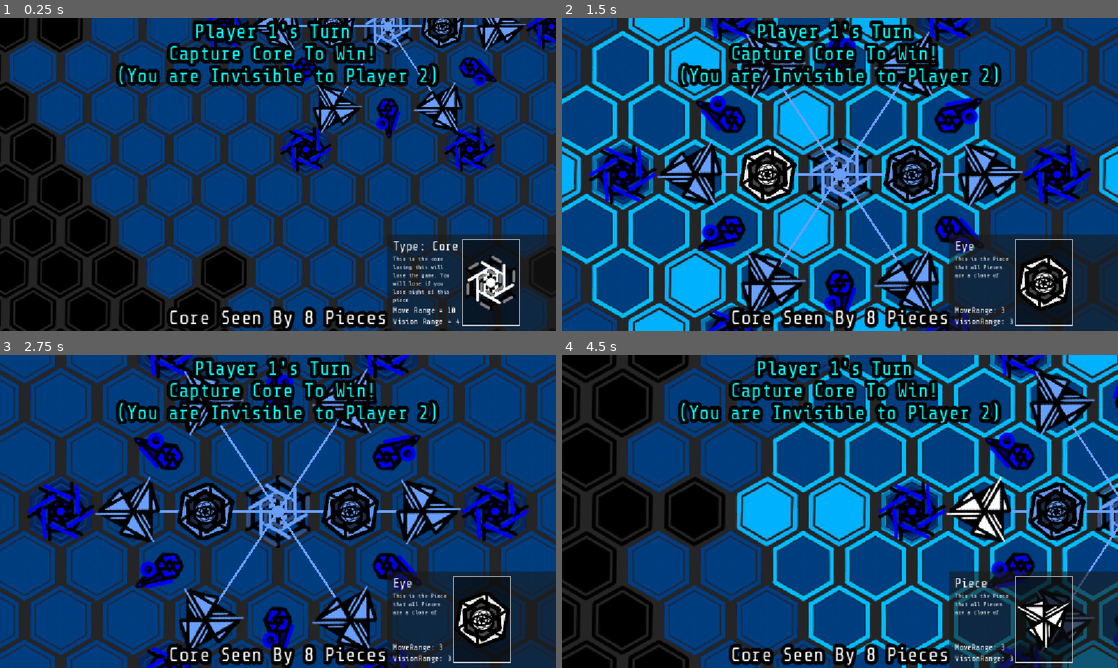
Above: before the commit, frames 1-4 (two rows, left to right).
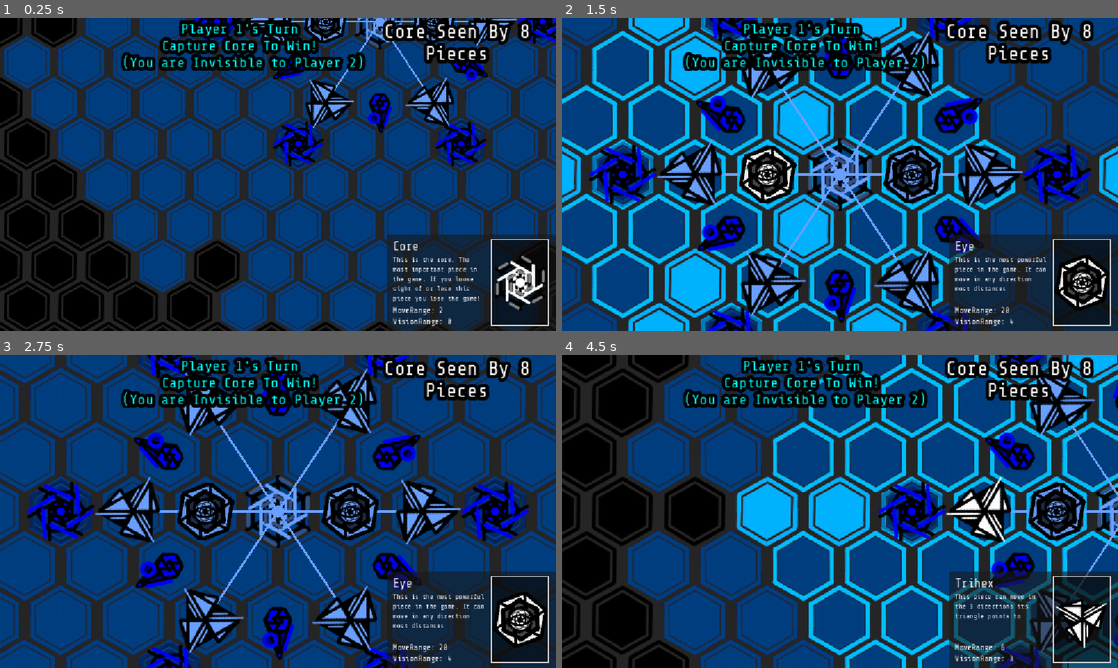
Above: after the commit, the same moments.

Repository: petesamerson/V-s-on
Game: Godot game, scene res://base_scene.tscn
Same seed, same stepped clock (60 frames per second), same inputs: the game is played once before the commit and once after it.
Inputs (mouse positions are in pixels of both pictures, inside the frame that each line leads up to):
- Up to frame 1 (0.25 s): no input
- Up to frame 2 (1.5 s): drag from (923, 64) to (1101, 64) at 0.52 s; tap Enter at 1.25 s; drag from (767, 174) to (912, 174) at 1.27 s
- Up to frame 3 (2.75 s): tap Space at 2 s; click (350, 511) at 2.17 s
- Up to frame 4 (4.5 s): tap Enter at 2.75, 4.25 s; drag from (1056, 511) to (767, 511) at 2.77 s; tap Space at 3.5 s; drag from (623, 511) to (912, 511) at 3.52 s; drag from (984, 511) to (756, 433) at 4.27 s

The runs differ from the first frame. In frame 1, 47% of the frame differs, in the area x 0-100%, y 0-100%; in frame 2, 14%; in frame 3, 14%; in frame 4, 14%.

Commit message:
Ui changes

Diff:
--- a/CorePiece.gd
+++ b/CorePiece.gd
@@ -14,6 +14,7 @@
 
 	sprite.texture = preload("res://sprites/core_piece.png")
 	vision_range = 0
+	move_range = 2
 	z_index = 0
 	powered = true
 
@@ -22,7 +23,6 @@
 	pass
 
 var power_count = 8
-var move_range = 2
 
 func on_clicked() -> void:
 	if board == null or position == null:
@@ -58,6 +58,7 @@
 
 	selected = true
 	update_piece_color()
+	board.update_selection_panel(self) #different for core
 	board.update_core_power()
 	board.deselect_all_pieces([self])
 	update_capture_on_board()
@@ -72,3 +73,10 @@
 				see_count += 1
 
 	return see_count
+
+
+func getTypeString() -> String:
+	return "Core";
+
+func getTypedDescription() -> String:
+	return "This is the core. The most important piece in the game. If you loose sight of or lose this piece you lose the game!"
--- a/EyePiece.gd
+++ b/EyePiece.gd
@@ -12,7 +12,8 @@
 	super.setup(inital_pos, b)
 
 	sprite.texture = preload("res://sprites/eye_piece.png")
-	vision_range = 3
+	vision_range = 4
+	move_range = 20
 
 
 func on_clicked() -> void:
@@ -35,7 +36,7 @@
 	cur_moves.clear()
 	old_selected_tile_ids.clear()
 	for direction in range(6):
-		var raw_moves = board.get_line_from_center(cell, direction, 10)
+		var raw_moves = board.get_line_from_center(cell, direction, move_range)
 		for move in raw_moves:
 			if board.move_visible_and_unoccupied(move,cell,self):
 				cur_moves.append(move)
@@ -52,3 +53,8 @@
 
 func getTypeString() -> String:
 	return "Eye";
+
+
+
+func getTypedDescription() -> String:
+	return "This is the most powerful piece in the game. It can move in any direction most distances"
--- a/HopPiece.gd
+++ b/HopPiece.gd
@@ -14,6 +14,7 @@
 
 	sprite.texture = preload("res://sprites/Hop1.png")
 	vision_range = 2
+	move_range = 2
 
 
 func draw_vision_change():
@@ -57,7 +58,7 @@
 	else:
 		highlight_vision_range()
 		for i in range(6):
-			var raw_moves = board.get_line_from_center(cell, i, 2)
+			var raw_moves = board.get_line_from_center(cell, i, move_range)
 			var move = raw_moves[raw_moves.size() - 1]
 			if board.move_visible_and_unoccupied(move,cell,self):
 				cur_moves.append(move)
@@ -72,3 +73,9 @@
 		board.deselect_all_pieces([self])
 		update_piece_color()
 		update_capture_on_board()
+
+func getTypeString() -> String:
+	return "Skirmisher";
+
+func getTypedDescription() -> String:
+	return "This piece can move in the 6 directions but can only move 2 spaces away"
--- a/TriangleEvenPiece.gd
+++ b/TriangleEvenPiece.gd
@@ -13,6 +13,7 @@
 func setup(inital_pos: Vector2i, b: TileMapLayer) -> void:
 	super.setup(inital_pos, b)
 	sprite.texture = preload("res://sprites/triangle_piece.png")
+
 
 func on_clicked() -> void:
 	if(owned_player != board.current_player):
@@ -31,7 +32,7 @@
 	else:
 		highlight_vision_range()
 		for i in range(3):
-			var raw_moves = board.get_line_from_center(cell, 1 + i*2, 6)
+			var raw_moves = board.get_line_from_center(cell, 1 + i*2, move_range)
 			for move in raw_moves:
 				if board.move_visible_and_unoccupied(move,cell,self):
 					cur_moves.append(move)
@@ -46,3 +47,10 @@
 		update_piece_color()
 		board.deselect_all_pieces([self])
 		update_capture_on_board()
+
+
+func getTypeString() -> String:
+	return "Trihex";
+
+func getTypedDescription() -> String:
+	return "This piece can move in the 3 directions its triangle points to"
--- a/TriangleOddPiece.gd
+++ b/TriangleOddPiece.gd
@@ -34,7 +34,7 @@
 	cur_moves.clear()
 	old_selected_tile_ids.clear()
 	for direction in range(3):
-		var raw_moves = board.get_line_from_center(cell, direction * 2, 6)
+		var raw_moves = board.get_line_from_center(cell, direction * 2, move_range)
 		for move in raw_moves:
 			if board.move_visible_and_unoccupied(move,cell,self):
 				cur_moves.append(move)
@@ -48,3 +48,9 @@
 	update_piece_color()
 	board.deselect_all_pieces([self])
 	update_capture_on_board()
+
+func getTypeString() -> String:
+	return "Trihex";
+
+func getTypedDescription() -> String:
+	return "This piece can move in the 3 directions its triangle points to"
--- a/base_scene.tscn
+++ b/base_scene.tscn
@@ -294,6 +294,7 @@
 layout_mode = 2
 
 [node name="VBoxContainer" type="VBoxContainer" parent="TurnLayer/SelectionPanel/MarginContainer/VBoxContainer/HBoxContainer"]
+custom_minimum_size = Vector2(200, 0)
 layout_mode = 2
 
 [node name="PieceName" type="Label" parent="TurnLayer/SelectionPanel/MarginContainer/VBoxContainer/HBoxContainer/VBoxContainer"]
@@ -306,7 +307,7 @@
 custom_minimum_size = Vector2(100, 100)
 layout_mode = 2
 theme_override_fonts/font = ExtResource("30_ov3nv")
-theme_override_font_sizes/font_size = 12
+theme_override_font_sizes/font_size = 14
 text = "This is the core losing this will lose the game. You will lose if you lose sight of this piece"
 autowrap_mode = 3
 
@@ -327,7 +328,7 @@
 theme_override_styles/panel = SubResource("StyleBoxFlat_ixihg")
 
 [node name="TextureRect" type="TextureRect" parent="TurnLayer/SelectionPanel/MarginContainer/VBoxContainer/HBoxContainer/PanelContainer"]
-custom_minimum_size = Vector2(80, 80)
+custom_minimum_size = Vector2(100, 100)
 layout_mode = 2
 theme = SubResource("Theme_6ow2y")
 texture = ExtResource("31_ixihg")
--- a/board.gd
+++ b/board.gd
@@ -47,7 +47,7 @@
 	)
 
 	if is_mobile_browser:
-		selection_panel.scale = Vector2(2.0,2.0)
+		selection_panel.scale = Vector2(2.5,2.5)
 	else:
 		pass
 		# SelectionPanel.scale = Vector2(3.0,3.0)
@@ -76,11 +76,11 @@
 	turn_label.horizontal_alignment = HORIZONTAL_ALIGNMENT_CENTER
 
 	var viewport_size = get_viewport().get_visible_rect().size
-	turn_label.position.x = (viewport_size.x - turn_label.size.x) / 2
+	turn_label.position.x = 5 # (viewport_size.x - turn_label.size.x) / 2
 	turn_label.position.y =  5
 
 	var raw_message = "Player 1's Turn \nCapture Core To Win! \n(You are Invisible to Player 2)"
-	turn_label.text = "[outline_size=30][outline_color=black][font_size=40][b][color=cyan]%s[/color][/b][/font_size]" % raw_message
+	turn_label.text = "[outline_size=30][outline_color=black][font_size=30][b][color=cyan]%s[/color][/b][/font_size]" % raw_message
 
 	turn_menu.hide()
 
@@ -94,23 +94,25 @@
 	core_label.bbcode_enabled = true
 	core_label.autowrap_mode = TextServer.AUTOWRAP_WORD
 	core_label.fit_content = true
-	core_label.size = Vector2(1000, 100)
+	core_label.size = Vector2(400, 100)
 	core_label.set_anchors_preset(Control.PRESET_CENTER)
 	core_label.horizontal_alignment = HORIZONTAL_ALIGNMENT_CENTER
 
 	var viewport_size = get_viewport().get_visible_rect().size
-	core_label.position.x = (viewport_size.x - core_label.size.x) / 2
-	core_label.position.y = viewport_size.y - core_label.size.y
+	core_label.position.x = viewport_size.x - core_label.size.x - 5
+	core_label.position.y = 5
 
 	var raw_message = "Core Seen By 6 Pieces"
-	core_label.text = "[outline_size=30][outline_color=black][font_size=40][b][color=white]%s[/color][/b][/font_size]" % raw_message
+	core_label.text = "[outline_size=30][outline_color=black][font_size=30][b][color=white]%s[/color][/b][/font_size]" % raw_message
 
 	# core_menu.hide()
 
 
 func update_turn_text():
 	var viewport_size = get_viewport().get_visible_rect().size
-	turn_label.position.x = (viewport_size.x - turn_label.size.x) / 2
+	# turn_label.position.x = (viewport_size.x - turn_label.size.x) / 2
+	# turn_label.position.y =  5
+	turn_label.position.x = 5 # (viewport_size.x - turn_label.size.x) / 2
 	turn_label.position.y =  5
 	if current_player == 1:
 		var raw_message = "Player 1's Turn"
@@ -147,7 +149,7 @@
 						"Description":
 							label.text = selectedPiece.getTypedDescription()
 						"MoveRange":
-							label.text = "MoveRange: " + str(selectedPiece.vision_range)
+							label.text = "MoveRange: " + str(selectedPiece.move_range)
 						"VisionRange":
 							label.text = "VisionRange: " + str(selectedPiece.vision_range)
 
@@ -179,8 +181,8 @@
 
 func update_core_text(numberCanSeeCore : int = -1):
 	var viewport_size = get_viewport().get_visible_rect().size
-	core_label.position.x = (viewport_size.x - core_label.size.x) / 2
-	core_label.position.y = viewport_size.y - (core_label.size.y) / 2
+	core_label.position.x = viewport_size.x - core_label.size.x - 5
+	core_label.position.y = 5
 
 	if(numberCanSeeCore != -1):
 		var raw_message = "Core Seen By " +  str(numberCanSeeCore) +  " Pieces"
@@ -225,11 +227,14 @@
 
 func spawn_player_location(center: Vector2i, player: int):
 	print("WAHT player " + str(player))
+
 	var core_piece := core_piece_scene.instantiate() as CorePiece
 	core_piece.owned_player = player
 	player_pieces[player - 1].append(core_piece)
 	pieces_container.add_child(core_piece)
 	core_piece.setup(center, self)
+	update_selection_panel(core_piece)
+
 
 	var positions = [
 		Vector2i(center.x-1,center.y),
@@ -1183,9 +1188,11 @@
 	return results
 
 func move_camera_to_core():
-	for p in pieces_container.get_children():
-		if(p is CorePiece and p.owned_player == current_player):
-			camera.zoom_to_global_position(p.position,1.5)
+	var core  =get_current_core()
+	camera.zoom_to_global_position(core.position,1.5)
+	# for p in pieces_container.get_children():
+	# 	if(p is CorePiece and p.owned_player == current_player):
+	update_selection_panel(core)
 
 func _on_next_pressed() -> void:
 	var enemy_eye = false
@@ -1203,6 +1210,7 @@
 		)
 
 
+
 func _on_stay_button_pressed() -> void:
 	update_turn_text()
 	update_all_piece_vision()
--- a/piece.gd
+++ b/piece.gd
@@ -8,6 +8,7 @@
 var board: Board
 var owned_player: int = 1
 var vision_range: int = 3
+var move_range: = 6
 var powered: bool = false
 
 @onready var area: Area2D = $Area2D
@@ -140,7 +141,7 @@
 	else:
 		highlight_vision_range()
 		for i in range(6):
-			var raw_moves = board.get_line_from_center(cell, i, 6)
+			var raw_moves = board.get_line_from_center(cell, i, move_range)
 			for move in raw_moves:
 				if(board.move_visible_and_unoccupied(move, cell, self)):
 					cur_moves.append(move)
